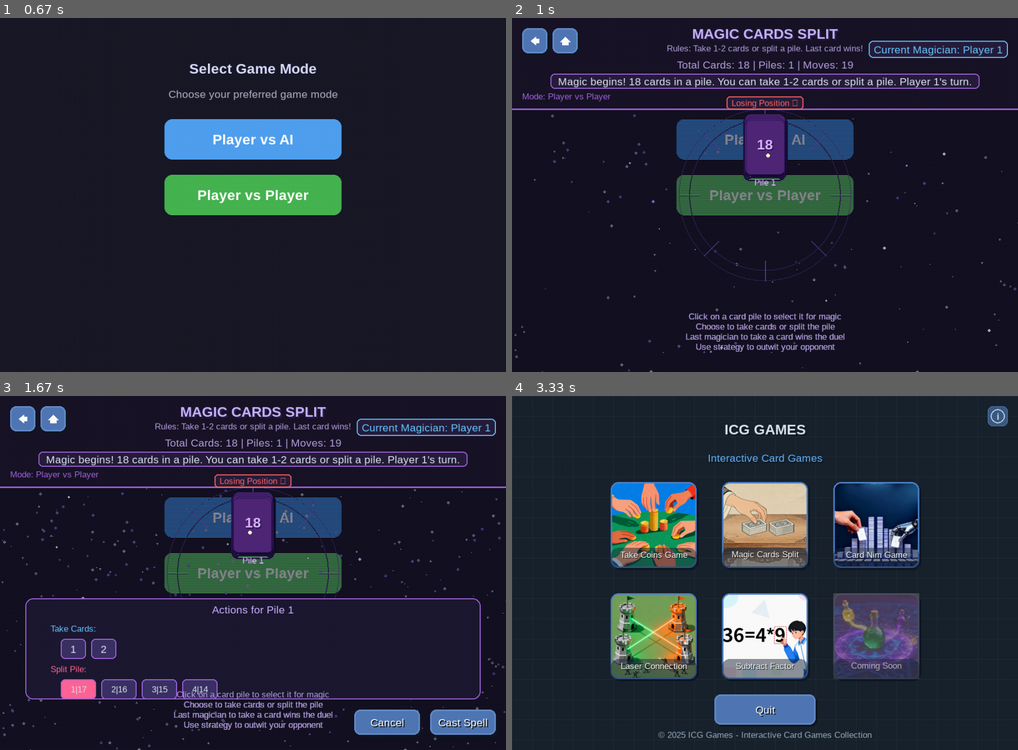
Above: before the commit, frames 1-4 (two rows, left to right).
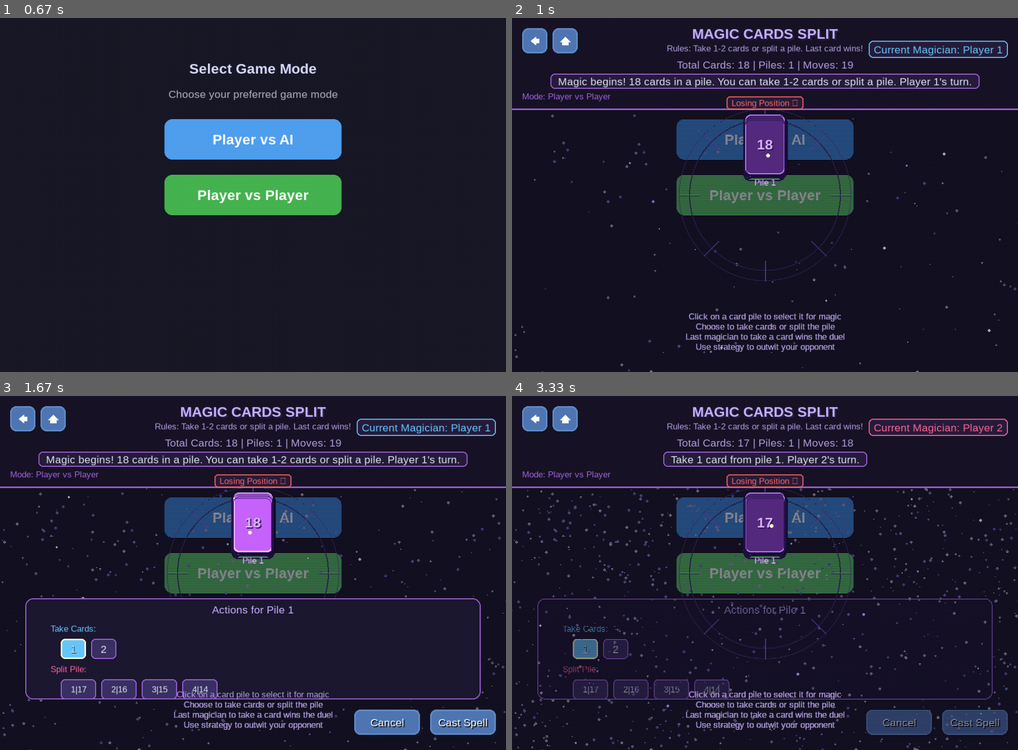
Above: after the commit, the same moments.

Repository: JieteXue/ICG-Games
Game: pygame game, started from Nice/main.py
Two runs of this game, one before a commit and one after it. Both use one fixed random seed, a clock stepped at 60 frames per second and the inputs below.
Inputs:
- Up to frame 1 (0.67 s): click "Magic Cards Split" at 0.38 s
- Up to frame 2 (1 s): click "Player vs Player" at 0.72 s
- Up to frame 3 (1.67 s): click "18" at 1.07 s; click "1" at 1.4 s
- Up to frame 4 (3.33 s): tap Enter at 1.67 s; hold Esc 2-2.47 s

Frame 1 is identical in both runs. In frame 2, 0.1% of the frame differs, in the area x 46-54%, y 27-45%; in frame 3, 1.8%; in frame 4, 40%, in the area x 0-100%, y 0-100%.

Commit message:
先推上去，我打球去了
玛德玛德玛德玛德

Diff:
--- a/Nice/src/games/split_cards/game.py
+++ b/Nice/src/games/split_cards/game.py
@@ -9,7 +9,7 @@
 from games.split_cards.logic import SplitCardsLogic
 from games.split_cards.ui import SplitCardsUI
 from ui.menus import GameModeSelector
-from utils.constants import CARD_GAME_FPS
+from utils.constants import CARD_GAME_FPS, SCREEN_WIDTH, SCREEN_HEIGHT
 
 class SplitCardsInputHandler:
     """Split Cards游戏输入处理器"""
@@ -46,7 +46,7 @@
 
                 # 检查动作按钮点击
                 if self.game_logic.selected_pile is not None:
-                    self.handle_action_buttons_click(event)
+                    self.handle_action_buttons_click(event, mouse_pos)
 
         # 检查控制按钮
         button_result = self.handle_control_buttons_click(event, control_buttons)
@@ -69,17 +69,15 @@
         if pile_index < len(self.game_logic.cards):
             # 如果已经选中了同一个牌堆，取消选择
             if self.game_logic.selected_pile == pile_index:
-                self.game_logic.selected_pile = None
-                self.game_logic.selected_action = None
+                self.game_logic.set_selection(None, None)
             else:
                 # 选择新的牌堆
-                self.game_logic.selected_pile = pile_index
-                self.game_logic.selected_action = None
+                self.game_logic.set_selection(pile_index, None)
 
             # 更新UI选择状态
             self.ui.update_selection(self.game_logic)
 
-    def handle_action_buttons_click(self, event):
+    def handle_action_buttons_click(self, event, mouse_pos):
         """处理动作按钮点击"""
         if self.game_logic.selected_pile is None:
             return
@@ -90,16 +88,15 @@
         # 检查是否点击了拿牌数量按钮
         max_take = min(pile_size, self.game_logic.k)
         for take_count in range(1, max_take + 1):
-            # 计算按钮区域（简化逻辑）
+            # 计算按钮区域
             btn_x = 120 + (take_count - 1) * 60
-            btn_y = 450  # 假设的Y位置
+            btn_y = 480  # 调整Y位置
             btn_width = 50
             btn_height = 40
 
             btn_rect = pygame.Rect(btn_x, btn_y, btn_width, btn_height)
-            if btn_rect.collidepoint(event.pos):
-                self.game_logic.selected_action = 'take'
-                self.game_logic.selected_take_count = take_count
+            if btn_rect.collidepoint(mouse_pos):
+                self.game_logic.set_selection(pile_index, 'take', take_count=take_count)
                 self.ui.update_selection(self.game_logic)
                 return
 
@@ -109,14 +106,13 @@
             for i in range(split_options):
                 split_point = i + 1
                 btn_x = 120 + i * 80
-                btn_y = 490  # 假设的Y位置
+                btn_y = 530  # 调整Y位置
                 btn_width = 70
                 btn_height = 40
 
                 btn_rect = pygame.Rect(btn_x, btn_y, btn_width, btn_height)
-                if btn_rect.collidepoint(event.pos):
-                    self.game_logic.selected_action = 'split'
-                    self.game_logic.selected_split_point = split_point
+                if btn_rect.collidepoint(mouse_pos):
+                    self.game_logic.set_selection(pile_index, 'split', split_point=split_point)
                     self.ui.update_selection(self.game_logic)
                     return
 
@@ -130,10 +126,11 @@
                     return 'home'
                 elif button_name == 'confirm':
                     self.handle_confirm_action()
+                    return None
                 elif button_name == 'cancel':
-                    self.game_logic.selected_pile = None
-                    self.game_logic.selected_action = None
+                    self.game_logic.set_selection(None, None)
                     self.ui.update_selection(self.game_logic)
+                    return None
 
         return None
 
@@ -145,40 +142,52 @@
         move_info = None
 
         if self.game_logic.selected_action == 'take':
+            take_count = self.game_logic.get_selection_param('take_count')
+            if take_count is None:
+                return
+
             move_info = {
                 'type': 'take',
                 'pile_index': self.game_logic.selected_pile,
-                'take_count': self.game_logic.selected_take_count,
-                'description': f"Take {self.game_logic.selected_take_count} card{'s' if self.game_logic.selected_take_count > 1 else ''} from pile {self.game_logic.selected_pile + 1}"
+                'take_count': take_count,
+                'description': f"Take {take_count} card{'s' if take_count > 1 else ''} from pile {self.game_logic.selected_pile + 1}"
             }
         elif self.game_logic.selected_action == 'split':
+            split_point = self.game_logic.get_selection_param('split_point')
+            if split_point is None:
+                return
+
             move_info = {
                 'type': 'split',
                 'pile_index': self.game_logic.selected_pile,
-                'split_point': self.game_logic.selected_split_point,
-                'description': f"Split pile {self.game_logic.selected_pile + 1} into {self.game_logic.selected_split_point} and {self.game_logic.cards[self.game_logic.selected_pile] - self.game_logic.selected_split_point} cards"
+                'split_point': split_point,
+                'description': f"Split pile {self.game_logic.selected_pile + 1} into {split_point} and {self.game_logic.cards[self.game_logic.selected_pile] - split_point} cards"
             }
 
         if move_info and self.game_logic.make_move(move_info):
             # 添加魔法效果
-            if self.game_logic.selected_action == 'take':
-                # 从牌堆到屏幕顶部的效果
-                start_x = 120 + (self.game_logic.selected_take_count - 1) * 60 + 25
-                start_y = 450 + 20
-                end_x = SCREEN_WIDTH // 2
-                end_y = 100
-                self.ui.add_magic_effect((start_x, start_y), (end_x, end_y), "beam")
-            elif self.game_logic.selected_action == 'split':
-                # 分割效果
-                start_x = 120 + (self.game_logic.selected_split_point - 1) * 80 + 35
-                start_y = 490 + 20
-                end_x = SCREEN_WIDTH // 2
-                end_y = 150
-                self.ui.add_magic_effect((start_x, start_y), (end_x, end_y), "sparkle")
+            try:
+                if self.game_logic.selected_action == 'take':
+                    take_count = self.game_logic.get_selection_param('take_count')
+                    if take_count:
+                        start_x = 120 + (take_count - 1) * 60 + 25
+                        start_y = 480 + 20
+                        end_x = SCREEN_WIDTH // 2
+                        end_y = 100
+                        self.ui.add_magic_effect((start_x, start_y), (end_x, end_y), "beam")
+                elif self.game_logic.selected_action == 'split':
+                    split_point = self.game_logic.get_selection_param('split_point')
+                    if split_point:
+                        start_x = 120 + (split_point - 1) * 80 + 35
+                        start_y = 530 + 20
+                        end_x = SCREEN_WIDTH // 2
+                        end_y = 150
+                        self.ui.add_magic_effect((start_x, start_y), (end_x, end_y), "sparkle")
+            except Exception as e:
+                print(f"魔法效果创建失败: {e}")
 
             # 重置选择
-            self.game_logic.selected_pile = None
-            self.game_logic.selected_action = None
+            self.game_logic.set_selection(None, None)
             self.ui.update_selection(self.game_logic)
 
     def handle_keyboard(self, event):
@@ -186,8 +195,7 @@
         if event.type == pygame.KEYDOWN:
             if event.key == pygame.K_ESCAPE:
                 # 取消选择
-                self.game_logic.selected_pile = None
-                self.game_logic.selected_action = None
+                self.game_logic.set_selection(None, None)
                 self.ui.update_selection(self.game_logic)
             elif event.key == pygame.K_RETURN and self.game_logic.selected_action:
                 # 确认动作
@@ -268,10 +276,9 @@
                 self.input_handler.handle_keyboard(event)
 
         return True
-
     def update(self):
         """更新游戏状态"""
-        # 更新卡牌堆
+        # 每次更新都重新创建卡牌堆，确保状态同步
         self.card_piles = self.ui.create_card_piles(self.logic)
 
         # 更新控制按钮
@@ -294,14 +301,16 @@
             if self.ai_timer > 45:
                 if self.logic.ai_make_move():
                     # 添加AI移动的魔法效果
-                    self.ui.add_magic_effect(
-                        (SCREEN_WIDTH // 2, 100),
-                        (SCREEN_WIDTH // 2, 250),
-                        "sparkle"
-                    )
+                    try:
+                        self.ui.add_magic_effect(
+                            (SCREEN_WIDTH // 2, 100),
+                            (SCREEN_WIDTH // 2, 250),
+                            "sparkle"
+                        )
+                    except Exception as e:
+                        print(f"AI魔法效果创建失败: {e}")
                 self.ai_timer = 0
-                self.logic.selected_pile = None
-                self.logic.selected_action = None
+                self.logic.set_selection(None, None)
                 self.ui.update_selection(self.logic)
 
     def draw(self):
@@ -313,7 +322,8 @@
             # 绘制游戏信息
             self.ui.draw_game_info(self.logic)
 
-            # 绘制卡牌堆
+            # 绘制卡牌堆 - 每次都重新获取，确保状态正确
+            self.card_piles = self.ui.create_card_piles(self.logic)
             self.ui.draw_card_piles(self.card_piles)
 
             # 绘制魔法效果
--- a/Nice/src/games/split_cards/logic.py
+++ b/Nice/src/games/split_cards/logic.py
@@ -5,7 +5,7 @@
 
 import random
 import math
-from typing import List, Tuple, Optional, Dict
+from typing import List, Dict, Tuple, Optional
 
 class SplitCardsLogic:
     """Split Cards游戏逻辑"""
@@ -23,6 +23,8 @@
         self.move_history = []  # 移动历史记录
         self.selected_pile = None  # 选中的牌堆索引
         self.selected_action = None  # 选中的动作类型 ('take' 或 'split')
+        # 移除selected_take_count和selected_split_point属性，使用字典存储临时选择
+        self._temp_selection = {}  # 临时存储选择参数
 
     def initialize_game(self, game_mode: str, difficulty: Optional[int] = None):
         """初始化新游戏"""
@@ -39,6 +41,7 @@
         self.move_history = []
         self.selected_pile = None
         self.selected_action = None
+        self._temp_selection = {}
 
         # 根据模式设置消息
         if game_mode == "PVE":
@@ -76,6 +79,16 @@
                     })
 
         return moves
+
+    def set_selection(self, pile_index: Optional[int] = None, action: Optional[str] = None, **kwargs):
+        """设置选择参数"""
+        self.selected_pile = pile_index
+        self.selected_action = action
+        self._temp_selection = kwargs
+
+    def get_selection_param(self, key: str, default=None):
+        """获取选择参数"""
+        return self._temp_selection.get(key, default)
 
     def make_move(self, move_info: Dict) -> bool:
         """执行移动"""
--- a/Nice/src/games/split_cards/ui.py
+++ b/Nice/src/games/split_cards/ui.py
@@ -14,14 +14,14 @@
 class MagicCard:
     """魔法卡牌组件"""
 
-    def __init__(self, x: int, y: int, card_count: int, pile_index: int, font_manager):
+    def __init__(self, x: int, y: int, card_count: int, pile_index: int, font_manager, is_selected=False):
         self.x = x
         self.y = y
         self.card_count = card_count
         self.pile_index = pile_index
         self.font_manager = font_manager
         self.hovered = False
-        self.selected = False
+        self.selected = is_selected  # 添加选中状态参数
         self.sparkle_timer = 0
         self.glow_intensity = 0
         self.glow_direction = 1
@@ -35,7 +35,7 @@
         self.colors = {
             'normal': (80, 40, 120),      # 深紫色
             'highlight': (120, 60, 180),   # 亮紫色
-            'selected': (160, 80, 220),    # 选中紫色
+            'selected': (200, 100, 255),   # 选中紫色 - 更亮
             'glow': (180, 100, 255, 50),   # 发光效果
             'border': (200, 140, 255),     # 边框
             'text': (220, 180, 255)        # 文字
@@ -71,9 +71,14 @@
         )
         pygame.draw.rect(surface, (20, 10, 40), shadow_rect, border_radius=12)
 
-        # 确定卡牌颜色
+        # 确定卡牌颜色 - 优先显示选中状态
         if self.selected:
             base_color = self.colors['selected']
+            # 选中状态有更强的发光效果
+            glow_surf = pygame.Surface((self.width + 30, self.height + 30), pygame.SRCALPHA)
+            pygame.draw.rect(glow_surf, (*self.colors['selected'][:3], 80),
+                            (15, 15, self.width, self.height), border_radius=12)
+            surface.blit(glow_surf, (draw_x - 15, draw_y - 15))
         elif self.hovered:
             base_color = self.colors['highlight']
         else:
@@ -83,32 +88,49 @@
         card_rect = pygame.Rect(draw_x, draw_y, self.width, self.height)
         pygame.draw.rect(surface, base_color, card_rect, border_radius=12)
 
-        # 绘制发光边框
-        if self.selected or self.hovered:
-            border_width = 3
-            pygame.draw.rect(surface, self.colors['border'], card_rect, border_width, border_radius=12)
-
-            # 绘制发光效果
-            glow_surf = pygame.Surface((self.width + 20, self.height + 20), pygame.SRCALPHA)
-            glow_alpha = int(100 * self.glow_intensity)
+        # 绘制边框 - 选中状态有更粗的边框
+        border_width = 4 if self.selected else 3
+        border_color = self.colors['border']
+        if self.selected:
+            border_color = (255, 200, 255)  # 选中状态使用更亮的边框
+        pygame.draw.rect(surface, border_color, card_rect, border_width, border_radius=12)
+
+        # 绘制发光效果（非选中状态也有，但更弱）
+        if not self.selected and (self.hovered or self.card_count > 0):
+            glow_alpha = int(50 * self.glow_intensity)
+            glow_surf = pygame.Surface((self.width + 10, self.height + 10), pygame.SRCALPHA)
             pygame.draw.rect(glow_surf, (*self.colors['glow'][:3], glow_alpha),
-                            (10, 10, self.width, self.height), border_radius=12)
-            surface.blit(glow_surf, (draw_x - 10, draw_y - 10))
-
-        # 绘制卡牌数量（堆叠效果）
-        max_visible = min(self.card_count, 5)
-        for i in range(max_visible):
-            offset_x = random.randint(-3, 3) if i > 0 else 0
-            offset_y = i * 3
-
-            # 绘制单个卡牌轮廓
-            single_card_rect = pygame.Rect(
-                draw_x + offset_x,
-                draw_y + offset_y,
-                self.width,
-                self.height
-            )
-            pygame.draw.rect(surface, (40, 20, 80), single_card_rect, 1, border_radius=12)
+                            (5, 5, self.width, self.height), border_radius=12)
+            surface.blit(glow_surf, (draw_x - 5, draw_y - 5))
+
+        # 绘制卡牌数量（堆叠效果）- 如果牌数为0，不绘制卡牌堆叠
+        if self.card_count > 0:
+            max_visible = min(self.card_count, 5)
+            for i in range(max_visible):
+                offset_x = random.randint(-3, 3) if i > 0 else 0
+                offset_y = i * 3
+
+                # 绘制单个卡牌轮廓
+                single_card_rect = pygame.Rect(
+                    draw_x + offset_x,
+                    draw_y + offset_y,
+                    self.width,
+                    self.height
+                )
+                pygame.draw.rect(surface, (40, 20, 80), single_card_rect, 1, border_radius=12)
+        else:
+            # 牌堆为空，绘制一个空的卡牌轮廓
+            empty_color = (60, 40, 80, 150)  # 半透明的空牌堆颜色
+            empty_surf = pygame.Surface((self.width, self.height), pygame.SRCALPHA)
+            pygame.draw.rect(empty_surf, empty_color, (0, 0, self.width, self.height), border_radius=12)
+            pygame.draw.rect(empty_surf, (100, 80, 120), (0, 0, self.width, self.height), 2, border_radius=12)
+            surface.blit(empty_surf, (draw_x, draw_y))
+
+            # 绘制"空"字
+            empty_text = self.font_manager.small.render("Empty", True, (150, 120, 180))
+            empty_rect = empty_text.get_rect(center=(self.x, self.y))
+            surface.blit(empty_text, empty_rect)
+            return  # 空的牌堆不需要绘制数量和闪光效果
 
         # 绘制牌堆编号
         pile_text = self.font_manager.small.render(f"Pile {self.pile_index + 1}", True, self.colors['text'])
@@ -125,7 +147,7 @@
         surface.blit(count_text, (self.x - count_text.get_width()//2, self.y - count_text.get_height()//2))
 
         # 绘制闪光效果
-        if self.sparkle_timer < 15:
+        if self.sparkle_timer < 15 and self.card_count > 0:
             sparkle_size = 4
             sparkle_x = draw_x + random.randint(10, self.width - 10)
             sparkle_y = draw_y + random.randint(10, self.height - 10)
@@ -418,13 +440,12 @@
 
             if not effect.active:
                 self.magic_effects.remove(effect)
-
     def draw_action_buttons(self, game_logic):
         """绘制动作按钮（拿牌/分割）"""
-        if self.selected_pile is None:
+        if self.selected_pile is None or game_logic.selected_pile is None:
             return
 
-        selected_pile_size = game_logic.cards[self.selected_pile]
+        selected_pile_size = game_logic.cards[game_logic.selected_pile]
 
         # 动作面板背景
         action_panel_y = 400
@@ -434,8 +455,12 @@
         pygame.draw.rect(self.screen, self.colors['accent'], panel_rect, 2, border_radius=15)
 
         # 面板标题
-        panel_title = self.font_manager.medium.render(f"Actions for Pile {self.selected_pile + 1}", True, self.colors['title'])
+        panel_title = self.font_manager.medium.render(f"Actions for Pile {game_logic.selected_pile + 1}", True, self.colors['title'])
         self.screen.blit(panel_title, (SCREEN_WIDTH//2 - panel_title.get_width()//2, action_panel_y + 10))
+
+        # 获取当前选择的参数
+        selected_take_count = game_logic.get_selection_param('take_count')
+        selected_split_point = game_logic.get_selection_param('split_point')
 
         # 拿牌动作按钮
         take_y = action_panel_y + 50
@@ -451,20 +476,31 @@
             btn_width = 50
             btn_height = 40
 
-            # 按钮状态
-            is_selected = (self.selected_action == 'take' and
-                          game_logic.selected_action == 'take' and
-                          hasattr(game_logic, 'selected_take_count') and
-                          game_logic.selected_take_count == take_count)
+            # 按钮状态 - 检查是否被选中
+            is_selected = (game_logic.selected_action == 'take' and selected_take_count == take_count)
 
             # 绘制按钮
             btn_rect = pygame.Rect(btn_x, btn_y, btn_width, btn_height)
-            btn_color = self.colors['player1'] if is_selected else (60, 50, 100)
+
+            # 选中状态使用特殊颜色
+            if is_selected:
+                btn_color = self.colors['player1']
+                border_color = (255, 255, 200)
+            else:
+                btn_color = (60, 50, 100)
+                border_color = self.colors['accent']
+
             pygame.draw.rect(self.screen, btn_color, btn_rect, border_radius=8)
-            pygame.draw.rect(self.screen, self.colors['accent'], btn_rect, 2, border_radius=8)
+            pygame.draw.rect(self.screen, border_color, btn_rect, 3 if is_selected else 2, border_radius=8)
 
             # 按钮文本
             count_text = self.font_manager.medium.render(str(take_count), True, TEXT_COLOR)
+            if is_selected:
+                # 选中状态文本加粗效果
+                count_shadow = self.font_manager.medium.render(str(take_count), True, (0, 0, 0, 100))
+                self.screen.blit(count_shadow, (btn_x + btn_width//2 - count_text.get_width()//2 + 1,
+                                              btn_y + btn_height//2 - count_text.get_height()//2 + 1))
+
             self.screen.blit(count_text, (btn_x + btn_width//2 - count_text.get_width()//2,
                                          btn_y + btn_height//2 - count_text.get_height()//2))
 
@@ -483,20 +519,31 @@
                 btn_width = 70
                 btn_height = 40
 
-                # 按钮状态
-                is_selected = (self.selected_action == 'split' and
-                              game_logic.selected_action == 'split' and
-                              hasattr(game_logic, 'selected_split_point') and
-                              game_logic.selected_split_point == split_point)
+                # 按钮状态 - 检查是否被选中
+                is_selected = (game_logic.selected_action == 'split' and selected_split_point == split_point)
 
                 # 绘制按钮
                 btn_rect = pygame.Rect(btn_x, btn_y, btn_width, btn_height)
-                btn_color = self.colors['player2'] if is_selected else (60, 50, 100)
+
+                # 选中状态使用特殊颜色
+                if is_selected:
+                    btn_color = self.colors['player2']
+                    border_color = (255, 200, 200)
+                else:
+                    btn_color = (60, 50, 100)
+                    border_color = self.colors['accent']
+
                 pygame.draw.rect(self.screen, btn_color, btn_rect, border_radius=8)
-                pygame.draw.rect(self.screen, self.colors['accent'], btn_rect, 2, border_radius=8)
+                pygame.draw.rect(self.screen, border_color, btn_rect, 3 if is_selected else 2, border_radius=8)
 
                 # 按钮文本
                 split_text = self.font_manager.small.render(f"{split_point}|{selected_pile_size - split_point}", True, TEXT_COLOR)
+                if is_selected:
+                    # 选中状态文本加粗效果
+                    split_shadow = self.font_manager.small.render(f"{split_point}|{selected_pile_size - split_point}", True, (0, 0, 0, 100))
+                    self.screen.blit(split_shadow, (btn_x + btn_width//2 - split_text.get_width()//2 + 1,
+                                                  btn_y + btn_height//2 - split_text.get_height()//2 + 1))
+
                 self.screen.blit(split_text, (btn_x + btn_width//2 - split_text.get_width()//2,
                                             btn_y + btn_height//2 - split_text.get_height()//2))
 
@@ -561,7 +608,9 @@
         if piles_count <= 5:
             for i, card_count in enumerate(game_logic.cards):
                 x = start_x + i * spacing
-                card_pile = MagicCard(x, y_position, card_count, i, self.font_manager)
+                # 检查这个牌堆是否被选中
+                is_selected = (game_logic.selected_pile == i)
+                card_pile = MagicCard(x, y_position, card_count, i, self.font_manager, is_selected)
                 card_piles.append(card_pile)
         else:
             # 两行布局
@@ -571,13 +620,16 @@
             # 第一行
             for i in range(first_row):
                 x = start_x + i * spacing
-                card_pile = MagicCard(x, y_position[0], game_logic.cards[i], i, self.font_manager)
+                is_selected = (game_logic.selected_pile == i)
+                card_pile = MagicCard(x, y_position[0], game_logic.cards[i], i, self.font_manager, is_selected)
                 card_piles.append(card_pile)
 
             # 第二行
             for i in range(second_row):
                 x = start_x + i * spacing
-                card_pile = MagicCard(x, y_position[1], game_logic.cards[first_row + i], first_row + i, self.font_manager)
+                pile_index = first_row + i
+                is_selected = (game_logic.selected_pile == pile_index)
+                card_pile = MagicCard(x, y_position[1], game_logic.cards[pile_index], pile_index, self.font_manager, is_selected)
                 card_piles.append(card_pile)
 
         return card_piles
@@ -592,6 +644,9 @@
         self.selected_pile = game_logic.selected_pile
         self.selected_action = game_logic.selected_action
 
+        # 强制重新创建卡牌堆以更新选中状态
+        # 这会在下一次draw时生效
+
     def reset_selection(self):
         """重置选择状态"""
         self.selected_pile = None
